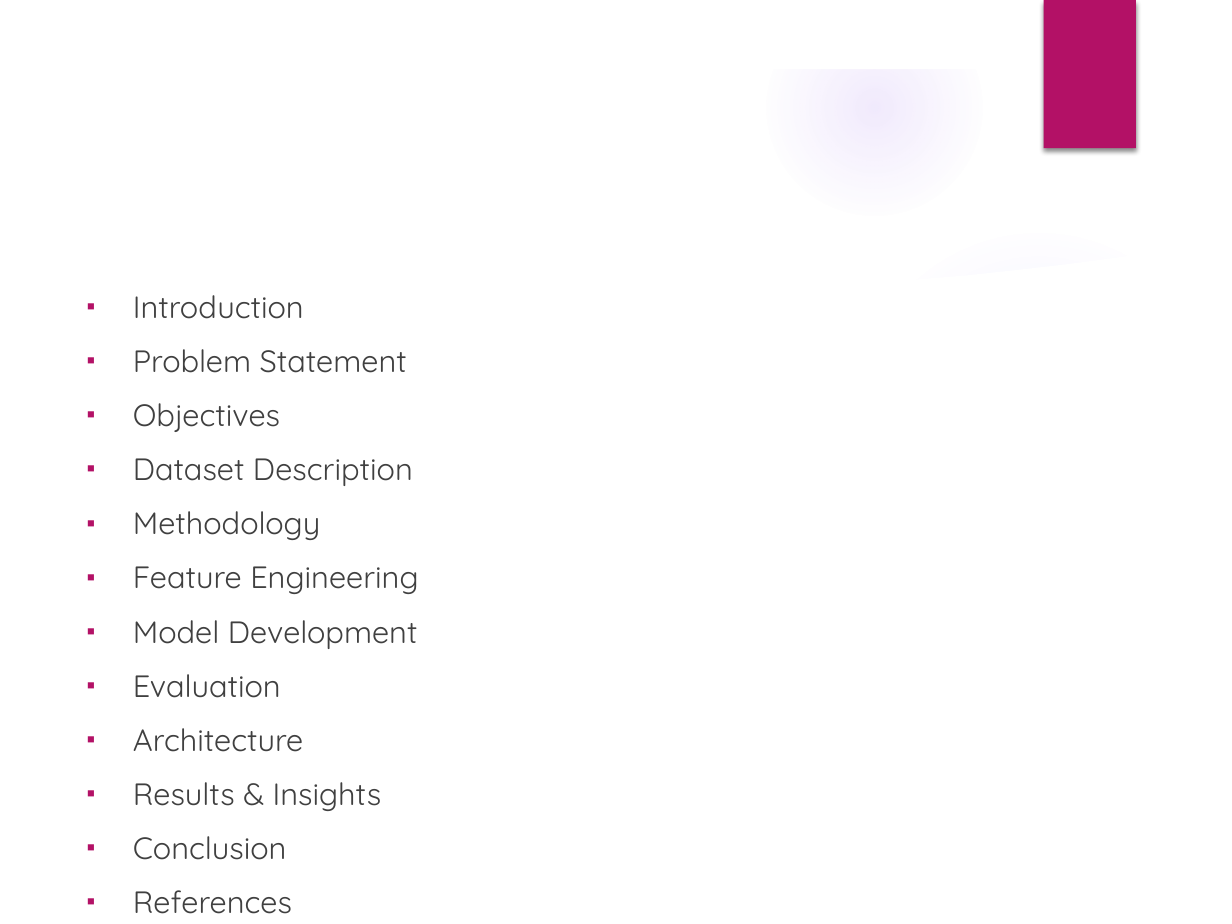
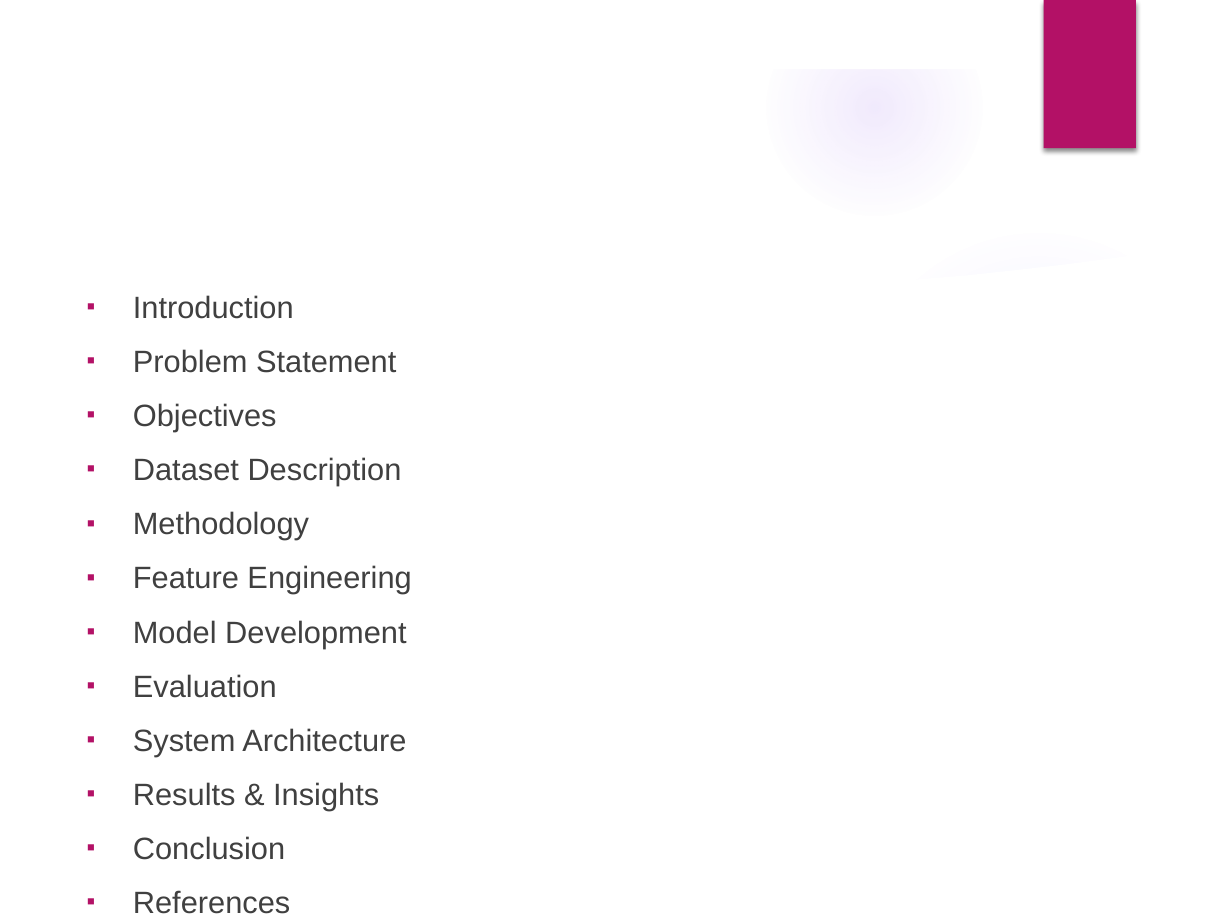
Before and after one commit to 24-Pranav/Fake_Review_Detection, a slide deck: slide 2 of documentation/Fake_Review_Detection_Presentation.pptx. Drawn at 1232x924 pixels with LibreOffice and Linux fonts; fonts in the diff are those of the drawing; background and template pictures are left out. Boxes give left, top, right and bottom in pixels: in the first picture for what was removed or moved away, otherwise in the second. Text is boxed around its words. In the diff, an @@ line names an element or a change of style, - is before the commit and + after.

```diff
--- a/documentation/Fake_Review_Detection_Presentation.pptx
+++ b/documentation/Fake_Review_Detection_Presentation.pptx
@@ text at bbox=[133, 295, 411, 914]: font Quicksand to Arial in "Introduction", "Problem Statement", "Objectives", "Dataset Description" and 7 more places @@
@@ text at bbox=[133, 728, 406, 756]: text changed; font Quicksand to Arial @@
-▪ Architecture
+▪ System Architecture
```
Also in this commit, not shown: 6 other slides changed, 2 slides added, 1 other file.
